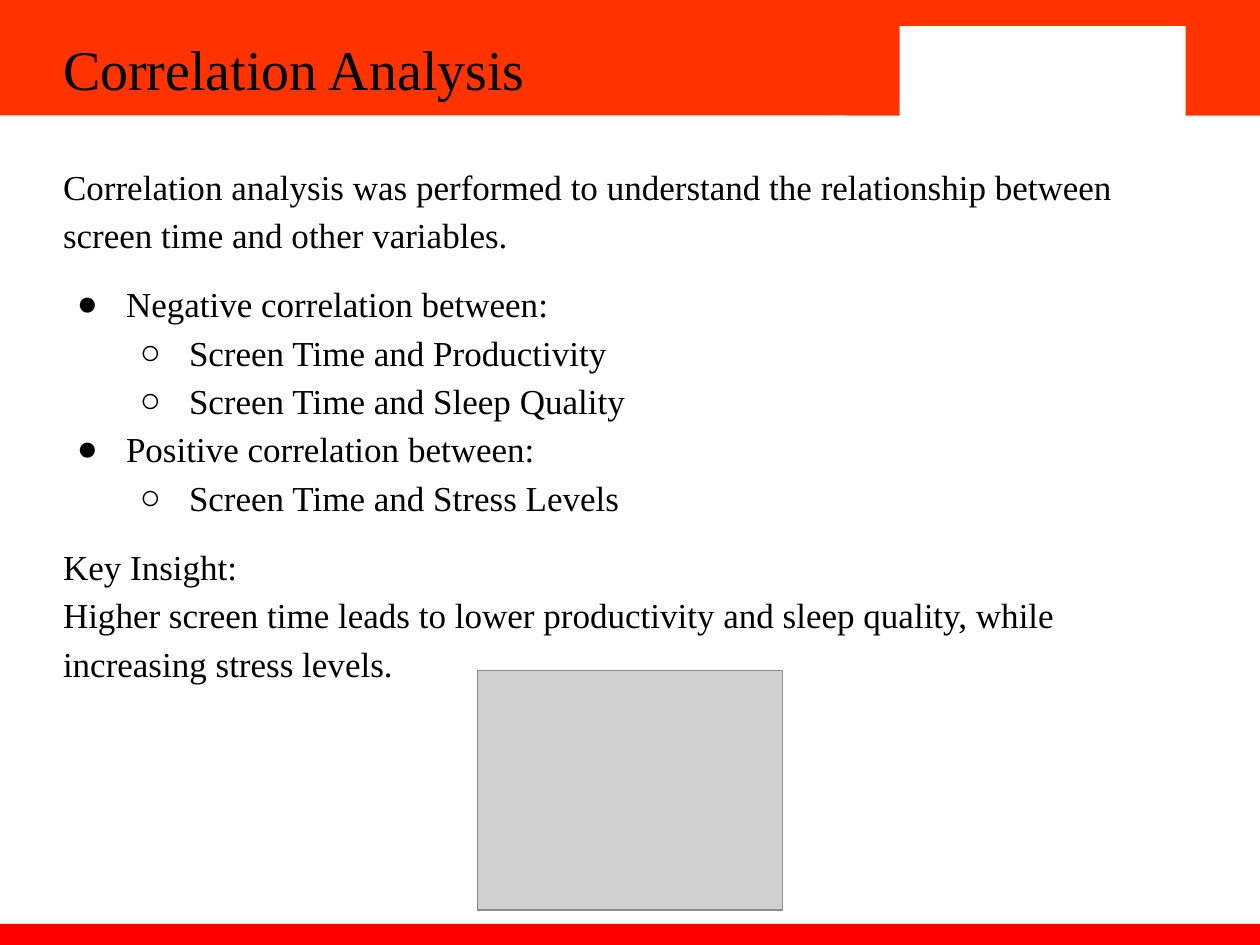
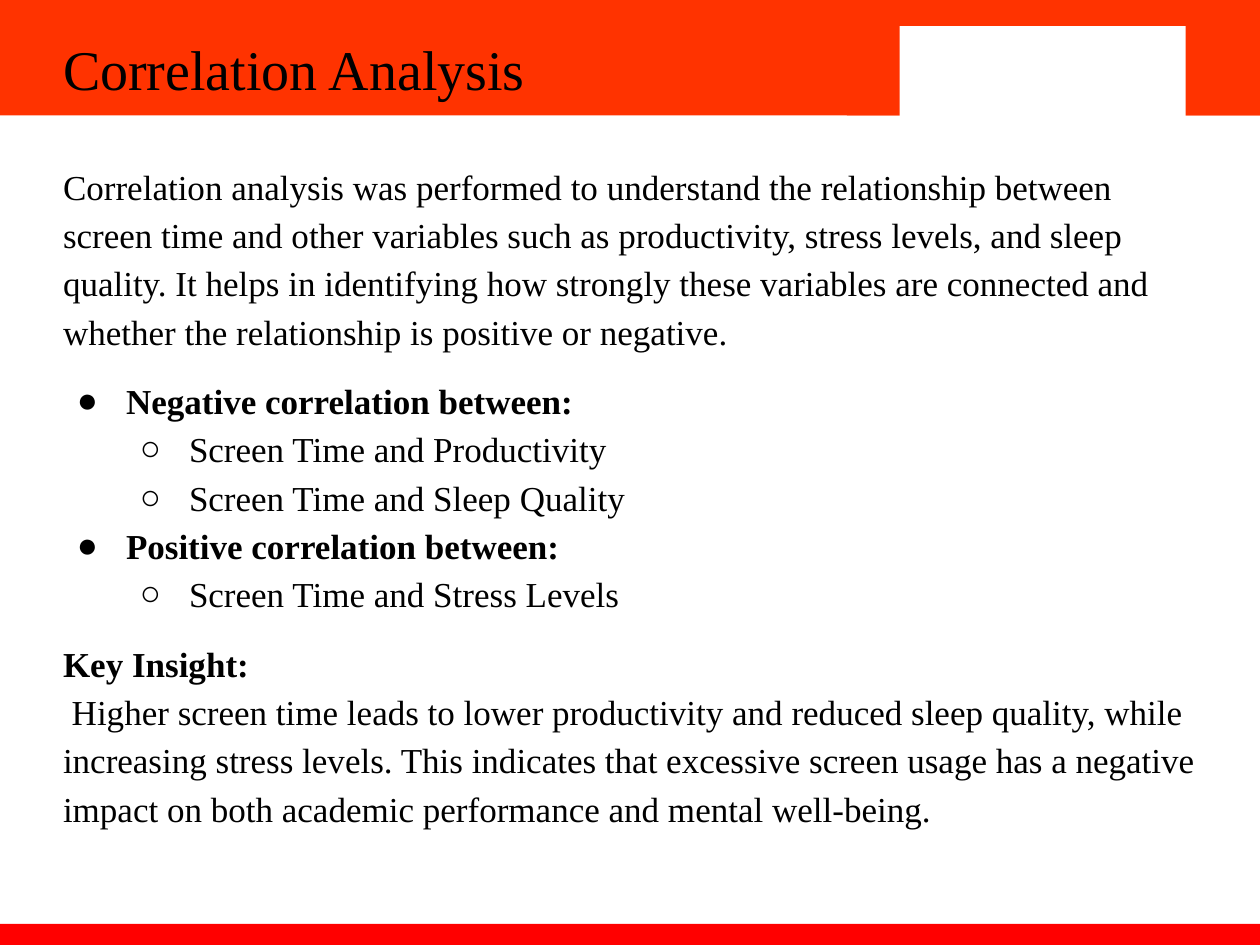
Before and after one commit to saanchi301103/screen-time-analysis, a slide deck: slide 10 of PPT/presentation.pptx (slide 9 before the commit). Drawn at 1260x945 pixels with LibreOffice and Linux fonts; fonts in the diff are those of the drawing; grey boxes stand for pictures; background and template pictures are left out. Boxes give left, top, right and bottom in pixels: in the first picture for what was removed or moved away, otherwise in the second. Text is boxed around its words. In the diff, an @@ line names an element or a change of style, - is before the commit and + after.

```diff
--- a/PPT/presentation.pptx
+++ b/PPT/presentation.pptx
@@ text at (x1=63, y1=175, x2=1149, y2=352): text changed @@
-Correlation analysis was performed to understand the relationship between screen time and other variables.
+Correlation analysis was performed to understand the relationship between screen time and other variables such as productivity, stress levels, and sleep quality. It helps in identifying how strongly these variables are connected and whether the relationship is positive or negative.
@@ text at (x1=126, y1=389, x2=573, y2=560): bold on in "Negative correlation between:", "Positive correlation between:" @@
@@ text at (x1=63, y1=652, x2=1195, y2=781): text changed @@
-Key Insight:
-Higher screen time leads to lower productivity and sleep quality, while increasing stress levels.
+Key Insight:
+Higher screen time leads to lower productivity and reduced sleep quality, while increasing stress levels. This indicates that excessive screen usage has a negative impact on both academic performance and mental well-being.
@@ picture removed at (x1=478, y1=670, x2=782, y2=910) @@
```
Also in this commit, not shown: 3 other slides changed, 2 slides added.
